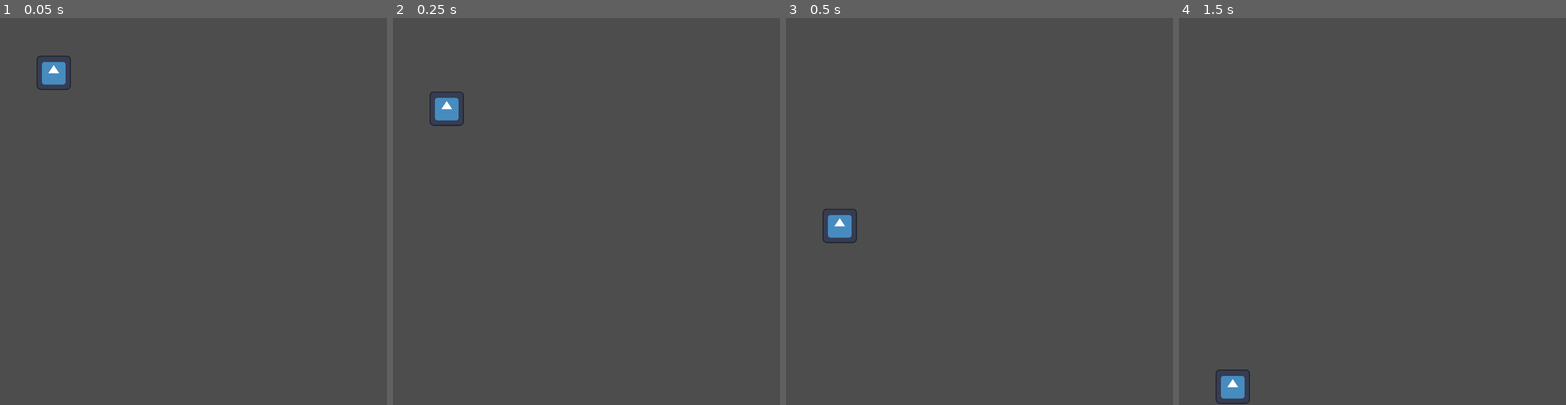
Above: before the commit, frames 1-4 (left to right).
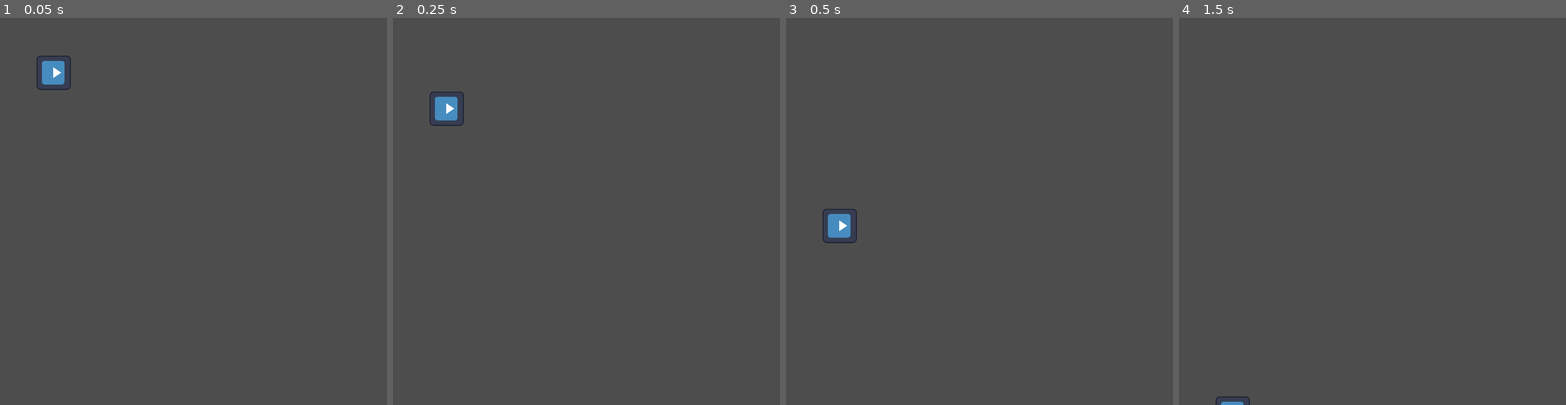
Above: after the commit, the same moments.

Repository: where-fore/flappy
Game: Godot game, scene res://scenes/main.tscn
Two runs of this game, one before a commit and one after it. Both use one fixed random seed, a clock stepped at 60 frames per second and the inputs below. The engine's default icon, where the game draws it, is replaced by a stand-in: a white triangle on a blue panel in a dark square.
Inputs:
- Up to frame 1 (0.05 s): no input
- Up to frame 2 (0.25 s): no input
- Up to frame 3 (0.5 s): no input
- Up to frame 4 (1.5 s): hold Up (ui_up) 0.53-1.28 s; tap Enter at 1.25 s

The runs differ from the first frame. In frame 1, less than 0.1% of the frame differs, in the area x 10-17%, y 11-18%; in frame 2, less than 0.1%; in frame 3, less than 0.1%; in frame 4, 0.5%, in the area x 9-19%, y 90-100%.

Commit message:
unused rotation polish ready

Diff:
--- a/project/scenes/outer_walls.tscn
+++ b/project/scenes/outer_walls.tscn
@@ -9,12 +9,12 @@
 position = Vector2(360, 0)
 
 [node name="CollisionShape2D" type="CollisionShape2D" parent="Top Wall"]
-position = Vector2(0, -100)
+position = Vector2(0, -150)
 shape = SubResource("RectangleShape2D_idcti")
 
 [node name="Bottom Wall" type="StaticBody2D" parent="."]
 position = Vector2(360, 720)
 
 [node name="CollisionShape2D" type="CollisionShape2D" parent="Bottom Wall"]
-position = Vector2(0, 100)
+position = Vector2(0, 150)
 shape = SubResource("RectangleShape2D_idcti")
--- a/project/scenes/player.gd
+++ b/project/scenes/player.gd
@@ -2,22 +2,42 @@
 
 
 var thrust = Vector2(0, -800)
-var anti_bounce_denominator = 1.5
+var anti_bounce_divisor = 1.5
+var anti_bounce_threshold_divisor = 8
 var torque = 0
+@onready var base_rotation = $Sprite2D.rotation_degrees
+var rotation_divisor = 30
+var rotation_tween = null
 
 # Called when the node enters the scene tree for the first time.
 func _ready() -> void:
-	pass # Replace with function body.
+	pass
 
 
 # Called every frame. 'delta' is the elapsed time since the previous frame.
 func _process(_delta: float) -> void:
 	pass
+	#$Sprite2D.rotation_degrees = base_rotation + linear_velocity.y/rotation_divisor
+	#if not rotation_tween: rotate_player()
 
 
 func _integrate_forces(state: PhysicsDirectBodyState2D) -> void:
 	if Input.is_action_just_pressed("ui_up"):
-		if linear_velocity.y < abs(thrust.y/8):
-			state.apply_central_impulse(thrust/anti_bounce_denominator)
-			print_debug("anti bounce")
+		if linear_velocity.y < abs(thrust.y/anti_bounce_threshold_divisor):
+			state.apply_central_impulse(thrust/anti_bounce_divisor)
+			#print_debug("anti bounce triggered")
 		else: state.apply_central_impulse(thrust)
+
+func rotate_player():
+	var target = $Sprite2D
+	var target_property = "rotation_degrees"
+	var new_rotation = base_rotation + linear_velocity.y/rotation_divisor
+	var time = 0.15
+	rotation_tween = create_tween()
+	rotation_tween.set_trans(Tween.TRANS_LINEAR)
+	#tween.set_ease(Tween.EASE_IN_OUT)
+	rotation_tween.tween_property(target, target_property, new_rotation, time)
+
+	await rotation_tween.finished
+	rotation_tween.kill()
+	rotation_tween = null
--- a/project/scenes/player.tscn
+++ b/project/scenes/player.tscn
@@ -11,6 +11,7 @@
 script = ExtResource("1_g2els")
 
 [node name="Sprite2D" type="Sprite2D" parent="."]
+rotation = 1.5707964
 scale = Vector2(0.5, 0.5)
 texture = ExtResource("1_3vyb7")
 
Not shown, changed: jammin.txt
